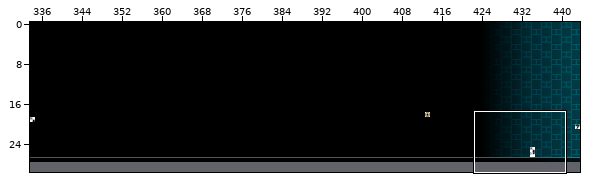
An edit to a level. Tiled map, levels/chr_data/tmx/polargeist.tmx. Above: a wide view before the commit, with the close-up outlined.
Close-up. Earlier state:
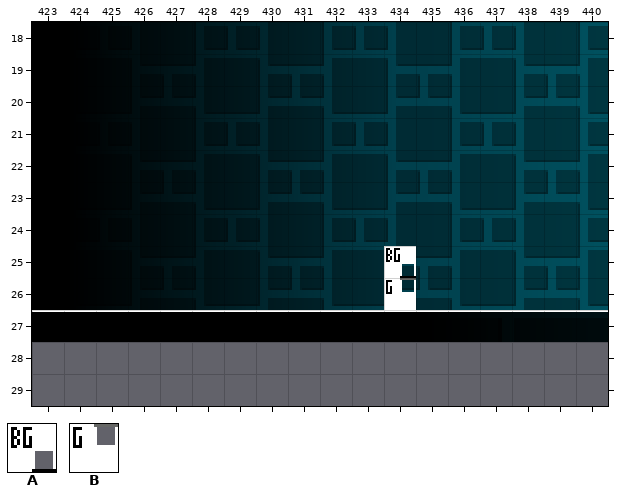
Cells are 16x16 px. Shown: x 423..440, y 18..29. The commit also changed other parts of the map, which this record leaves out. Not drawn, because the pictures are missing: unchanged layer "Layer 2".
Key: from "sprites": A 256 "BG colour trigger", B 257 "Ground colour trigger".
Objects are placed by their top-left corner, in cells (3,4 is the top-left corner of cell 3,4); size is 1x1 cell unless given.
Layers that did not change in this view are not listed.
Objects on layer "SP" before:
A "BG colour trigger" at 434,25
B "Ground colour trigger" at 434,26
The same view after the edit:
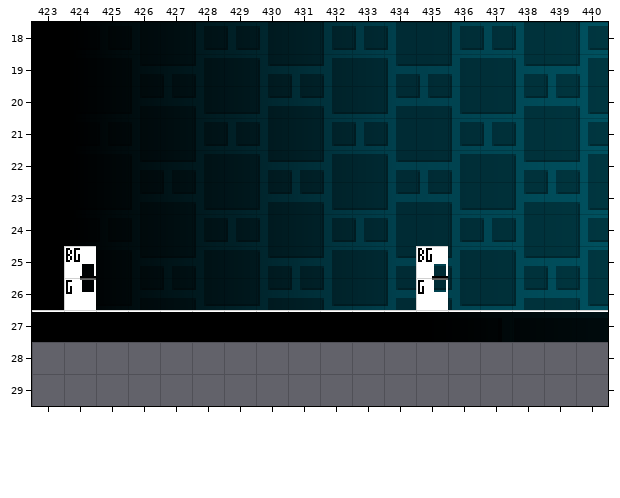
The exact change:
Layer "SP":
changed: A "BG colour trigger" at 434,25 -> A "BG colour trigger" at 424,25
changed: outside this view -> A "BG colour trigger" at 435,25
changed: B "Ground colour trigger" at 434,26 -> B "Ground colour trigger" at 424,26
changed: outside this view -> B "Ground colour trigger" at 435,26
